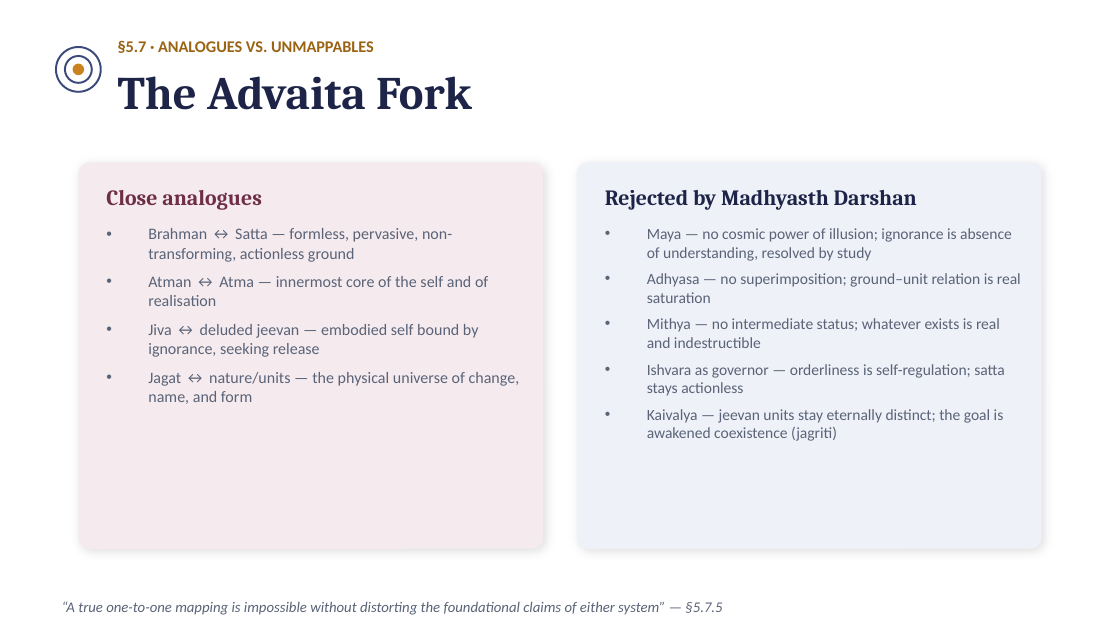
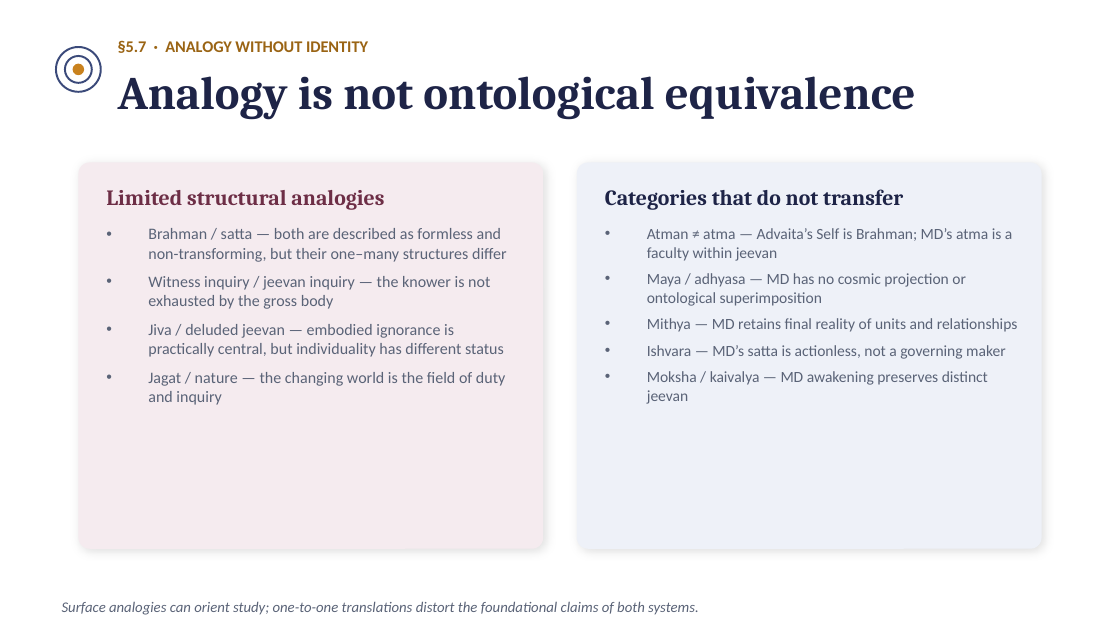
Before and after one commit to raghavamohan/AnalyticMadhyasthDarshan, a slide deck: slide 14 of Studies/The-Ontology-of-Coexistence/Coexistence-in-Comparison-MD-vs-Advaita-Philosophy-Science.pptx (slide 13 before the commit). Drawn at 1120x630 pixels with LibreOffice and Linux fonts; fonts in the diff are those of the drawing. Boxes give left, top, right and bottom in pixels: in the first picture for what was removed or moved away, otherwise in the second. Text is boxed around its words. In the diff, an @@ line names an element or a change of style, - is before the commit and + after.

```diff
--- a/Studies/The-Ontology-of-Coexistence/Coexistence-in-Comparison-MD-vs-Advaita-Philosophy-Science.pptx
+++ b/Studies/The-Ontology-of-Coexistence/Coexistence-in-Comparison-MD-vs-Advaita-Philosophy-Science.pptx
@@ text at (118, 40, 368, 53): text changed @@
-§5.7 · ANALOGUES VS. UNMAPPABLES
+§5.7 · ANALOGY WITHOUT IDENTITY
@@ text at (118, 76, 916, 119): text changed @@
-The Advaita Fork
+Analogy is not ontological equivalence
@@ text at (106, 190, 384, 210): text changed @@
-Close analogues
+Limited structural analogies
@@ text at (605, 189, 903, 210): text changed @@
-Rejected by Madhyasth Darshan
+Categories that do not transfer
@@ text at (148, 228, 507, 405): text changed @@
-• Brahman ↔ Satta — formless, pervasive, non-transforming, actionless ground
-• Atman ↔ Atma — innermost core of the self and of realisation
-• Jiva ↔ deluded jeevan — embodied self bound by ignorance, seeking release
-• Jagat ↔ nature/units — the physical universe of change, name, and form
+• Brahman / satta — both are described as formless and non-transforming, but their one–many structures differ
+• Witness inquiry / jeevan inquiry — the knower is not exhausted by the gross body
+• Jiva / deluded jeevan — embodied ignorance is practically central, but individuality has different status
+• Jagat / nature — the changing world is the field of duty and inquiry
@@ text at (647, 228, 1018, 404): text changed @@
-• Maya — no cosmic power of illusion; ignorance is absence of understanding, resolved by study
-• Adhyasa — no superimposition; ground–unit relation is real saturation
-• Mithya — no intermediate status; whatever exists is real and indestructible
-• Ishvara as governor — orderliness is self-regulation; satta stays actionless
-• Kaivalya — jeevan units stay eternally distinct; the goal is awakened coexistence (jagriti)
+• Atman ≠ atma — Advaita’s Self is Brahman; MD’s atma is a faculty within jeevan
+• Maya / adhyasa — MD has no cosmic projection or ontological superimposition
+• Mithya — MD retains final reality of units and relationships
+• Ishvara — MD’s satta is actionless, not a governing maker
+• Moksha / kaivalya — MD awakening preserves distinct jeevan
@@ text at (62, 601, 699, 615): text changed @@
-“A true one-to-one mapping is impossible without distorting the foundational claims of either system” — §5.7.5
+Surface analogies can orient study; one-to-one translations distort the foundational claims of both systems.
```
Also in this commit, not shown: 8 other slides changed, 9 slides added, 7 slides removed.
